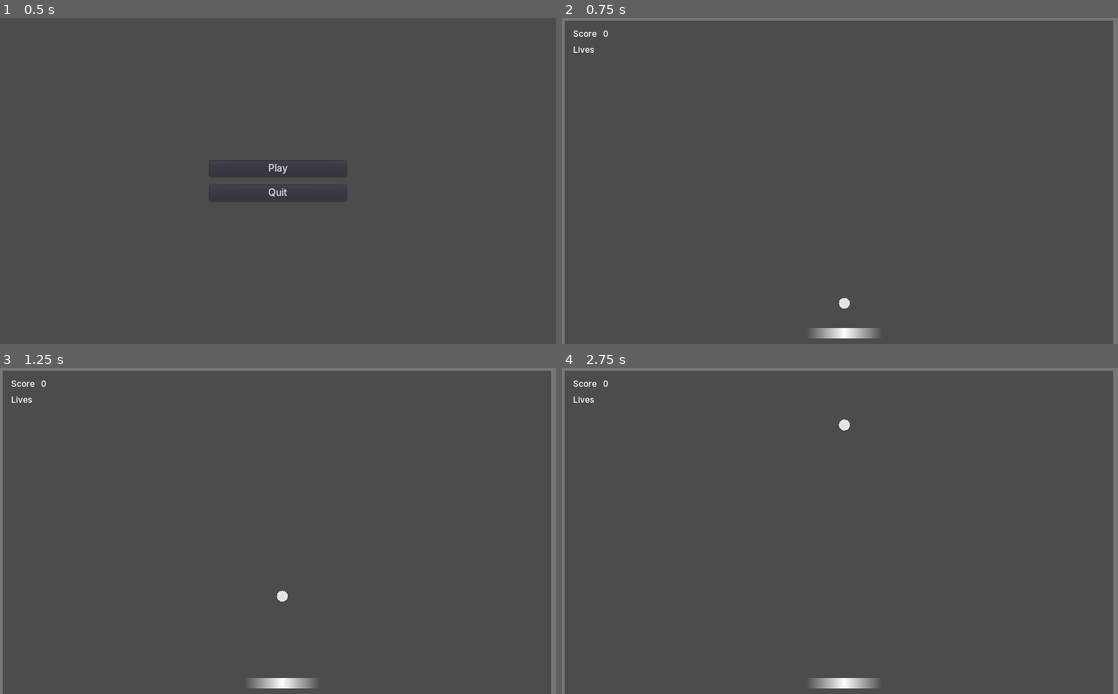
Above: before the commit, frames 1-4 (two rows, left to right).
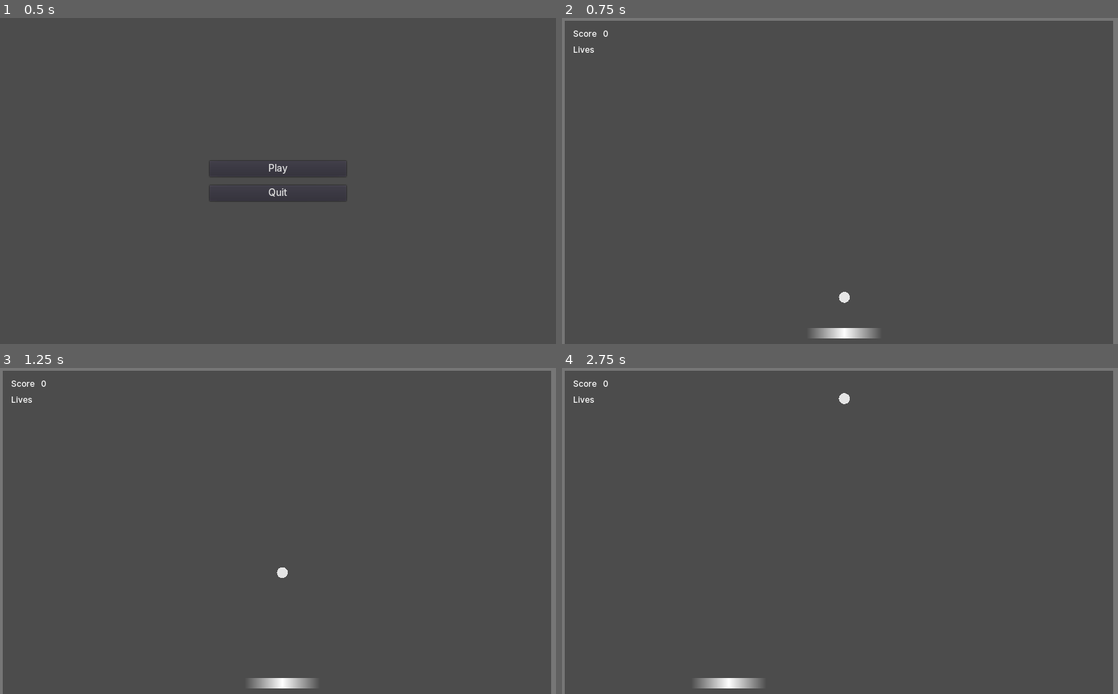
Above: after the commit, the same moments.

Repository: Calinou/gdbreakout
Game: Godot game, scene res://menu/main.tscn
The game is run twice, just before and just after one commit, with the same random seed, the same clock (stepped at 60 frames per second) and the same inputs.
Inputs (mouse positions are in pixels of both pictures, inside the frame that each line leads up to):
- Up to frame 1 (0.5 s): no input
- Up to frame 2 (0.75 s): click "Play" at 0.5 s
- Up to frame 3 (1.25 s): no input
- Up to frame 4 (2.75 s): move the mouse to (962, 514) at 1.27 s; move the mouse to (728, 547) at 2.02 s

Frame 1 is identical in both runs. In frame 2, less than 0.1% of the frame differs, in the area x 49-52%, y 84-90%; in frame 3, 0.1%; in frame 4, 0.9%, in the area x 24-57%, y 7-99%.

Commit message:
Add a paddle controller

Diff:
--- a/game/ball/ball.gd
+++ b/game/ball/ball.gd
@@ -8,10 +8,14 @@
 var motion = Vector2()
 
 # The starting ball speed
-var base_speed = 210
+var base_speed = 275
 
 # Speed factor on every bounce
 var speed_factor = 1.01
+
+# The maximum possible deflection
+# (relatve to the ball's current horizontal speed)
+var max_deflection = 200
 
 func _draw():
 	draw_circle(Vector2(), 10.0, Color(0.9, 0.9, 0.9, 1))
@@ -25,3 +29,10 @@
 	if collision:
 		motion = motion.bounce(collision.normal)
 		motion *= speed_factor
+
+		if collision.collider is Paddle:
+			var paddle = collision.collider
+			var extents = paddle.get_node("CollisionShape2D").shape.extents.x
+
+			# The ball will deflect if it hit close to one of the paddle's edges
+			motion.x += max_deflection * (collision.position.x - paddle.position.x) / extents
--- /dev/null
+++ b/game/paddle/paddle.gd
@@ -0,0 +1,14 @@
+# gdbreakout: Paddle controller
+#
+# Copyright © 2018 Hugo Locurcio and contributors - MIT License
+# See `LICENSE.md` included in the source distribution for details.
+
+extends KinematicBody2D
+class_name Paddle
+
+func _ready():
+	pass
+
+func _input(event):
+	if event is InputEventMouseMotion:
+		position.x = event.position.x
--- a/game/paddle/paddle.tscn
+++ b/game/paddle/paddle.tscn
@@ -1,20 +1,22 @@
-[gd_scene load_steps=4 format=2]
+[gd_scene load_steps=5 format=2]
 
-[sub_resource type="RectangleShape2D" id=3]
+[ext_resource path="res://game/paddle/paddle.gd" type="Script" id=1]
+
+[sub_resource type="RectangleShape2D" id=1]
 
 custom_solver_bias = 0.0
 extents = Vector2( 70, 10 )
 
-[sub_resource type="Gradient" id=1]
+[sub_resource type="Gradient" id=2]
 
 offsets = PoolRealArray( 0, 0.5, 1 )
 colors = PoolColorArray( 1, 1, 1, 0, 1, 1, 1, 1, 1, 1, 1, 0 )
 _sections_unfolded = [ "colors" ]
 
-[sub_resource type="GradientTexture" id=2]
+[sub_resource type="GradientTexture" id=3]
 
 flags = 4
-gradient = SubResource( 1 )
+gradient = SubResource( 2 )
 width = 140
 _sections_unfolded = [ "gradient" ]
 
@@ -24,13 +26,14 @@
 collision_mask = 1
 collision/safe_margin = 0.08
 motion/sync_to_physics = false
+script = ExtResource( 1 )
 _sections_unfolded = [ "motion" ]
 
 [node name="CollisionShape2D" type="CollisionShape2D" parent="."]
-shape = SubResource( 3 )
+shape = SubResource( 1 )
 _sections_unfolded = [ "Transform", "shape" ]
 
 [node name="Sprite" type="Sprite" parent="."]
 scale = Vector2( 1, 20 )
-texture = SubResource( 2 )
+texture = SubResource( 3 )
 _sections_unfolded = [ "Animation", "Offset", "Transform", "texture" ]
--- a/project.godot
+++ b/project.godot
@@ -8,9 +8,14 @@
 
 config_version=4
 
-_global_script_classes=[  ]
+_global_script_classes=[ {
+"base": "KinematicBody2D",
+"class": "Paddle",
+"language": "GDScript",
+"path": "res://game/paddle/paddle.gd"
+} ]
 _global_script_class_icons={
-
+"Paddle": ""
 }
 
 [application]
@@ -21,6 +26,7 @@
 
 [display]
 
+window/vsync/use_vsync=false
 window/stretch/mode="2d"
 window/stretch/aspect="expand"
 
